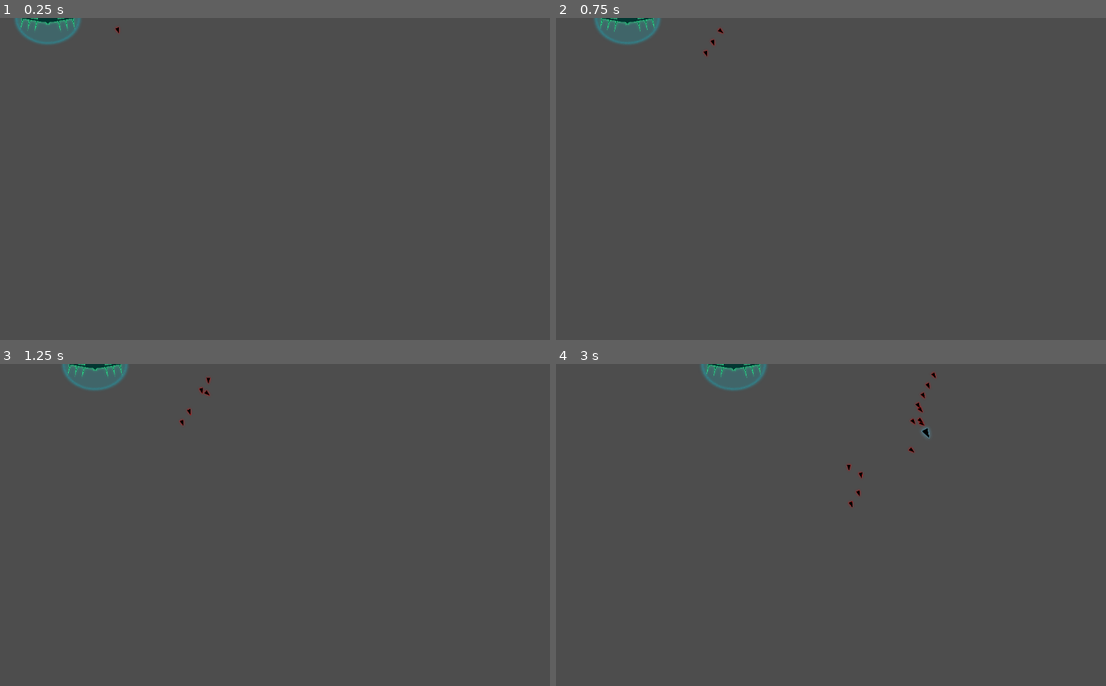
Above: before the commit, frames 1-4 (two rows, left to right).
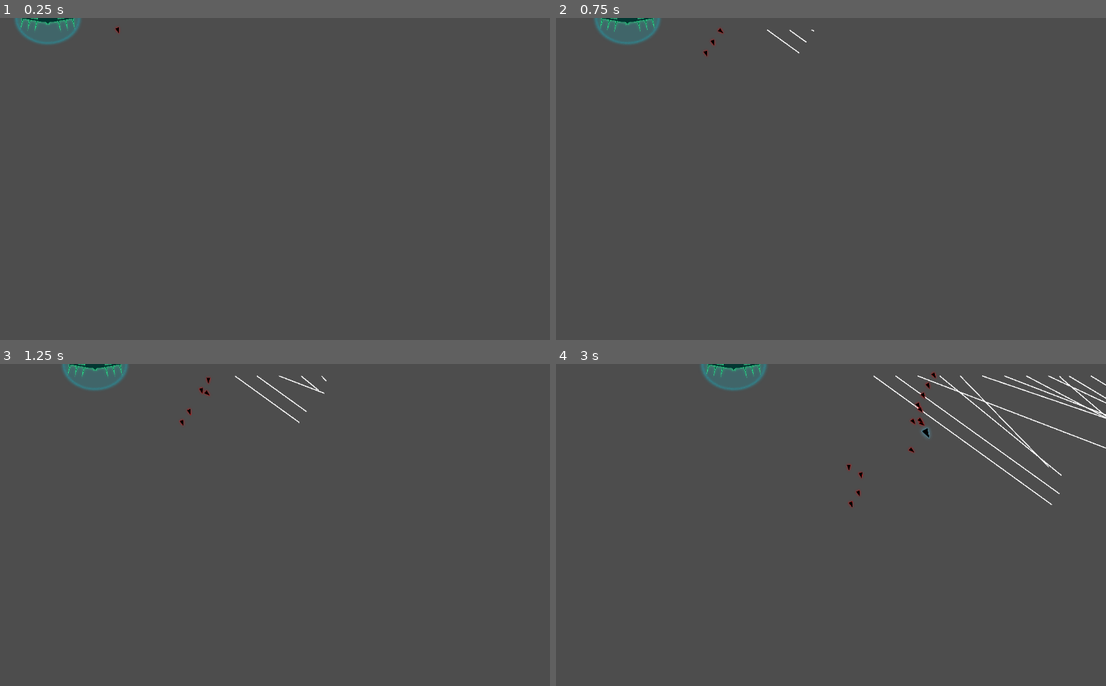
Above: after the commit, the same moments.

Repository: aceofknights/Missile-Game
Game: Godot game, scene res://Scene/boss_world4.tscn
Same seed, same stepped clock (60 frames per second), same inputs: the game is played once before the commit and once after it. This scene is started directly instead of the project's main scene.
Inputs (mouse positions are in pixels of both pictures, inside the frame that each line leads up to):
- Up to frame 1 (0.25 s): no input
- Up to frame 2 (0.75 s): tap Enter at 0.5 s; move the mouse to (946, 162) at 0.52 s; tap R at 0.6 s; click (946, 162) at 0.67 s
- Up to frame 3 (1.25 s): no input
- Up to frame 4 (3 s): move the mouse to (704, 541) at 1.27 s; tap R at 1.35, 2.1, 2.85 s; click (704, 541) at 1.42 s; move the mouse to (875, 454) at 2.02 s; click (875, 454) at 2.17 s; move the mouse to (792, 589) at 2.77 s; click (792, 589) at 2.92 s

Frame 1 is identical in both runs. In frame 2, less than 0.1% of the frame differs, in the area x 38-48%, y 3-12%; in frame 3, 0.2%; in frame 4, 1.1%, in the area x 57-100%, y 3-44%.

Commit message:
Add persistent missile trails for projectile types

Diff:
--- a/Scripts/emp_missile.gd
+++ b/Scripts/emp_missile.gd
@@ -4,9 +4,13 @@
 
 @export var speed: float = 180.0
 @export var emp_disable_duration: float = 1.6
+@export var trail_color: Color = Color.WHITE
+@export var trail_width: float = 2.0
+@export var trail_min_distance: float = 4.0
 
 var velocity: Vector2 = Vector2.ZERO
 var is_dying: bool = false
+var trail_line: Line2D
 
 
 func _ready() -> void:
@@ -16,11 +20,13 @@
 	area_entered.connect(_on_area_entered)
 	add_to_group("enemy")
 	add_to_group("emp_missile")
+	_create_trail()
 
 
 func _physics_process(delta: float) -> void:
 	var zone_multiplier := IonFieldUtils.get_speed_multiplier_at(global_position, false)
 	position += velocity * speed * zone_multiplier * delta
+	_update_trail()
 
 	if position.y >= get_viewport_rect().size.y:
 		die(true)
@@ -49,4 +55,36 @@
 		GameManager.add_resources(1)
 
 	emit_signal("enemy_died")
+	_cleanup_trail()
 	queue_free()
+
+
+func _exit_tree() -> void:
+	_cleanup_trail()
+
+
+func _create_trail() -> void:
+	trail_line = Line2D.new()
+	trail_line.default_color = trail_color
+	trail_line.width = trail_width
+	trail_line.z_index = -1
+	trail_line.add_point(global_position)
+	get_tree().current_scene.add_child.call_deferred(trail_line)
+
+
+func _update_trail() -> void:
+	if trail_line == null:
+		return
+	var point_count := trail_line.get_point_count()
+	if point_count == 0:
+		trail_line.add_point(global_position)
+		return
+	var last_point := trail_line.get_point_position(point_count - 1)
+	if last_point.distance_to(global_position) >= trail_min_distance:
+		trail_line.add_point(global_position)
+
+
+func _cleanup_trail() -> void:
+	if is_instance_valid(trail_line):
+		trail_line.queue_free()
+	trail_line = null
--- a/Scripts/enemy.gd
+++ b/Scripts/enemy.gd
@@ -2,22 +2,28 @@
 
 @export var explosion_scene: PackedScene
 @export var speed := 100.0
+@export var trail_color: Color = Color.WHITE
+@export var trail_width: float = 2.0
+@export var trail_min_distance: float = 4.0
 
 signal enemy_died
 
 var velocity := Vector2.ZERO
 var is_dying := false
+var trail_line: Line2D
 
 
 func _ready() -> void:
 	rotation = velocity.angle()
 	connect("area_entered", Callable(self, "_on_area_entered"))
 	add_to_group("enemy")
+	_create_trail()
 
 
 func _process(delta: float) -> void:
 	var zone_multiplier := IonFieldUtils.get_speed_multiplier_at(global_position, false)
 	position += velocity * speed * zone_multiplier * delta
+	_update_trail()
 
 	if position.y >= get_viewport_rect().size.y:
 		die(true)
@@ -51,4 +57,36 @@
 		explosion.gives_reward = not no_reward
 		get_tree().current_scene.add_child(explosion)
 
+	_cleanup_trail()
 	queue_free()
+
+
+func _exit_tree() -> void:
+	_cleanup_trail()
+
+
+func _create_trail() -> void:
+	trail_line = Line2D.new()
+	trail_line.default_color = trail_color
+	trail_line.width = trail_width
+	trail_line.z_index = -1
+	trail_line.add_point(global_position)
+	get_tree().current_scene.add_child.call_deferred(trail_line)
+
+
+func _update_trail() -> void:
+	if trail_line == null:
+		return
+	var point_count := trail_line.get_point_count()
+	if point_count == 0:
+		trail_line.add_point(global_position)
+		return
+	var last_point := trail_line.get_point_position(point_count - 1)
+	if last_point.distance_to(global_position) >= trail_min_distance:
+		trail_line.add_point(global_position)
+
+
+func _cleanup_trail() -> void:
+	if is_instance_valid(trail_line):
+		trail_line.queue_free()
+	trail_line = null
--- a/Scripts/ion_missile.gd
+++ b/Scripts/ion_missile.gd
@@ -3,6 +3,9 @@
 signal enemy_died
 
 @export var speed: float = 165.0
+@export var trail_color: Color = Color.WHITE
+@export var trail_width: float = 2.0
+@export var trail_min_distance: float = 4.0
 @export var ion_zone_scene: PackedScene
 @export var ion_zone_duration: float = 5.0
 @export var ion_zone_radius: float = 120.0
@@ -15,6 +18,7 @@
 var velocity: Vector2 = Vector2.ZERO
 var is_dying := false
 var trigger_y: float = 0.0
+var trail_line: Line2D
 
 
 func _ready() -> void:
@@ -22,6 +26,7 @@
 	add_to_group("ion_missile")
 	rotation = velocity.angle()
 	area_entered.connect(_on_area_entered)
+	_create_trail()
 
 	var viewport_height := get_viewport_rect().size.y
 	var min_y := viewport_height * minf(explode_height_ratio_min, explode_height_ratio_max)
@@ -35,6 +40,7 @@
 
 	var speed_multiplier := IonFieldUtils.get_speed_multiplier_at(global_position, false)
 	position += velocity * speed * speed_multiplier * delta
+	_update_trail()
 
 	if global_position.y >= trigger_y:
 		_detonate(true, true)
@@ -67,6 +73,7 @@
 		_spawn_ion_zone_if_possible()
 
 	emit_signal("enemy_died")
+	_cleanup_trail()
 	queue_free()
 
 
@@ -83,3 +90,34 @@
 	zone.player_projectile_speed_multiplier = zone_player_projectile_speed_multiplier
 	zone.enemy_missile_speed_multiplier = zone_enemy_missile_speed_multiplier
 	get_tree().current_scene.add_child(zone)
+
+
+func _exit_tree() -> void:
+	_cleanup_trail()
+
+
+func _create_trail() -> void:
+	trail_line = Line2D.new()
+	trail_line.default_color = trail_color
+	trail_line.width = trail_width
+	trail_line.z_index = -1
+	trail_line.add_point(global_position)
+	get_tree().current_scene.add_child.call_deferred(trail_line)
+
+
+func _update_trail() -> void:
+	if trail_line == null:
+		return
+	var point_count := trail_line.get_point_count()
+	if point_count == 0:
+		trail_line.add_point(global_position)
+		return
+	var last_point := trail_line.get_point_position(point_count - 1)
+	if last_point.distance_to(global_position) >= trail_min_distance:
+		trail_line.add_point(global_position)
+
+
+func _cleanup_trail() -> void:
+	if is_instance_valid(trail_line):
+		trail_line.queue_free()
+	trail_line = null
--- a/Scripts/projectile.gd
+++ b/Scripts/projectile.gd
@@ -2,7 +2,11 @@
 
 @export var explosion_scene: PackedScene
 @export var speed := 360
+@export var trail_color: Color = Color.WHITE
+@export var trail_width: float = 2.0
+@export var trail_min_distance: float = 4.0
 var target: Vector2
+var trail_line: Line2D
 
 
 func _ready() -> void:
@@ -10,6 +14,7 @@
 	look_at(target)
 	connect("area_entered", Callable(self, "_on_area_entered"))
 	add_to_group("projectile")
+	_create_trail()
 
 
 func _process(delta: float) -> void:
@@ -21,6 +26,7 @@
 		explode()
 	else:
 		position += direction.normalized() * step
+	_update_trail()
 
 
 func _on_area_entered(area: Area2D) -> void:
@@ -33,4 +39,36 @@
 		var explosion = explosion_scene.instantiate()
 		explosion.global_position = global_position
 		get_tree().current_scene.add_child(explosion)
+	_cleanup_trail()
 	queue_free()
+
+
+func _exit_tree() -> void:
+	_cleanup_trail()
+
+
+func _create_trail() -> void:
+	trail_line = Line2D.new()
+	trail_line.default_color = trail_color
+	trail_line.width = trail_width
+	trail_line.z_index = -1
+	trail_line.add_point(global_position)
+	get_tree().current_scene.add_child.call_deferred(trail_line)
+
+
+func _update_trail() -> void:
+	if trail_line == null:
+		return
+	var point_count := trail_line.get_point_count()
+	if point_count == 0:
+		trail_line.add_point(global_position)
+		return
+	var last_point := trail_line.get_point_position(point_count - 1)
+	if last_point.distance_to(global_position) >= trail_min_distance:
+		trail_line.add_point(global_position)
+
+
+func _cleanup_trail() -> void:
+	if is_instance_valid(trail_line):
+		trail_line.queue_free()
+	trail_line = null
--- a/Scripts/scatter_missile.gd
+++ b/Scripts/scatter_missile.gd
@@ -7,10 +7,14 @@
 @export var split_delay := 1.0
 @export var speed := 140.0
 @export var split_offsets := [-140.0, 0.0, 140.0]
+@export var trail_color: Color = Color.WHITE
+@export var trail_width: float = 2.0
+@export var trail_min_distance: float = 4.0
 
 var velocity := Vector2.ZERO
 var is_dying := false
 var has_split := false
+var trail_line: Line2D
 
 @onready var split_timer: Timer = $SplitTimer
 
@@ -19,6 +23,7 @@
 	add_to_group("enemy")
 	rotation = velocity.angle()
 	connect("area_entered", Callable(self, "_on_area_entered"))
+	_create_trail()
 
 	split_timer.one_shot = true
 	split_timer.wait_time = split_delay
@@ -29,6 +34,7 @@
 func _process(delta: float) -> void:
 	var zone_multiplier := IonFieldUtils.get_speed_multiplier_at(global_position, false)
 	position += velocity * speed * zone_multiplier * delta
+	_update_trail()
 
 	if position.y >= get_viewport_rect().size.y:
 		_split_and_remove()
@@ -52,6 +58,7 @@
 	has_split = true
 	split_into_children()
 	emit_signal("enemy_died")
+	_cleanup_trail()
 	queue_free()
 
 
@@ -74,3 +81,34 @@
 		)
 		child.velocity = (target - global_position).normalized()
 		get_tree().current_scene.add_child(child)
+
+
+func _exit_tree() -> void:
+	_cleanup_trail()
+
+
+func _create_trail() -> void:
+	trail_line = Line2D.new()
+	trail_line.default_color = trail_color
+	trail_line.width = trail_width
+	trail_line.z_index = -1
+	trail_line.add_point(global_position)
+	get_tree().current_scene.add_child.call_deferred(trail_line)
+
+
+func _update_trail() -> void:
+	if trail_line == null:
+		return
+	var point_count := trail_line.get_point_count()
+	if point_count == 0:
+		trail_line.add_point(global_position)
+		return
+	var last_point := trail_line.get_point_position(point_count - 1)
+	if last_point.distance_to(global_position) >= trail_min_distance:
+		trail_line.add_point(global_position)
+
+
+func _cleanup_trail() -> void:
+	if is_instance_valid(trail_line):
+		trail_line.queue_free()
+	trail_line = null
